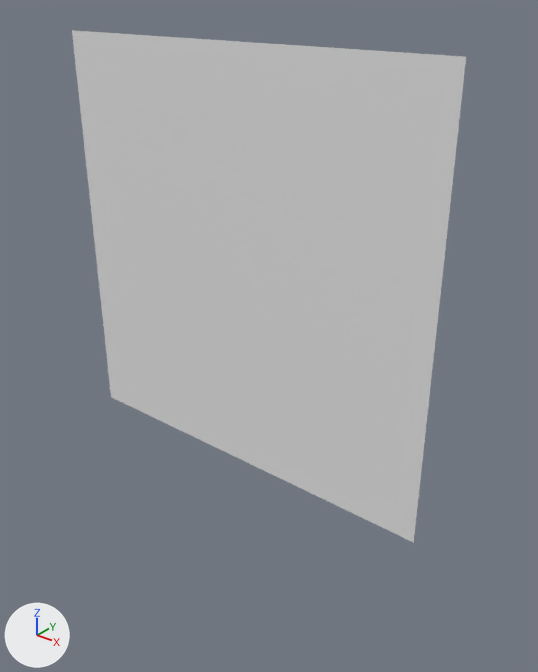
Renders of the OBJ model unity/Assets/Tiled2Unity/Meshes/Lobby.obj from each side of a commit.
Before and after are seen from a 50 mm lens placed at (82.0, -179.0, 18.0), pointed at (-66.0, 7.0, -97.0). The lights are fixed; the arrows at lower left show +X, +Y and +Z. Where no turn or scale is listed for an object, it has been applied to the vertices.

Objects in the first picture: 'Lobby'.
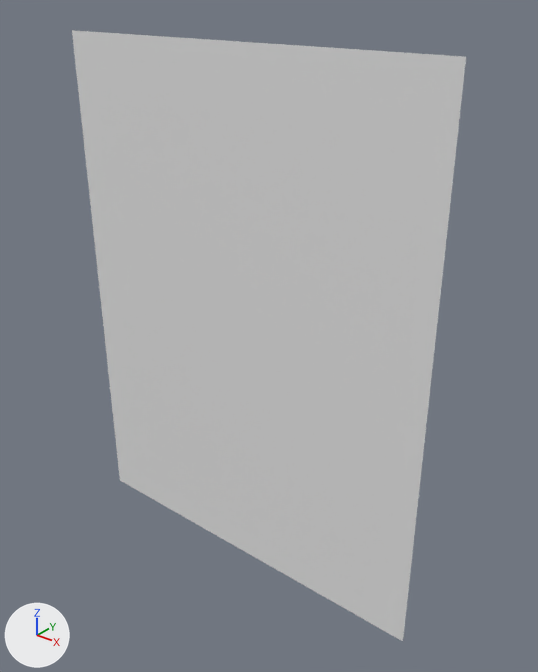
Pixel boxes (x1, y1, x2, y2) of what changed, in the pictures (538 x 672 px):
'Lobby', reshaped (19% taller): before (72, 30, 466, 543); after (72, 30, 466, 641)
part 1 of me_lobby, added: after (111, 397, 414, 641)

The change in detail:
me_lobby is used by ob_lobby; location (0.0, 0.0, 0.0).
me_lobby had 10201 vertices, 10000 faces and spanned x -150.0..0.0, y 0.0, z -150.0..0.0.
me_lobby now has 13231 vertices, 13000 faces and spans x -150.0..0.0, y 0.0, z -195.0..0.0.
me_lobby part 1: 3030 vertices added at x -150.0..0.0, y 0.0, z -195.0..-152.0.
